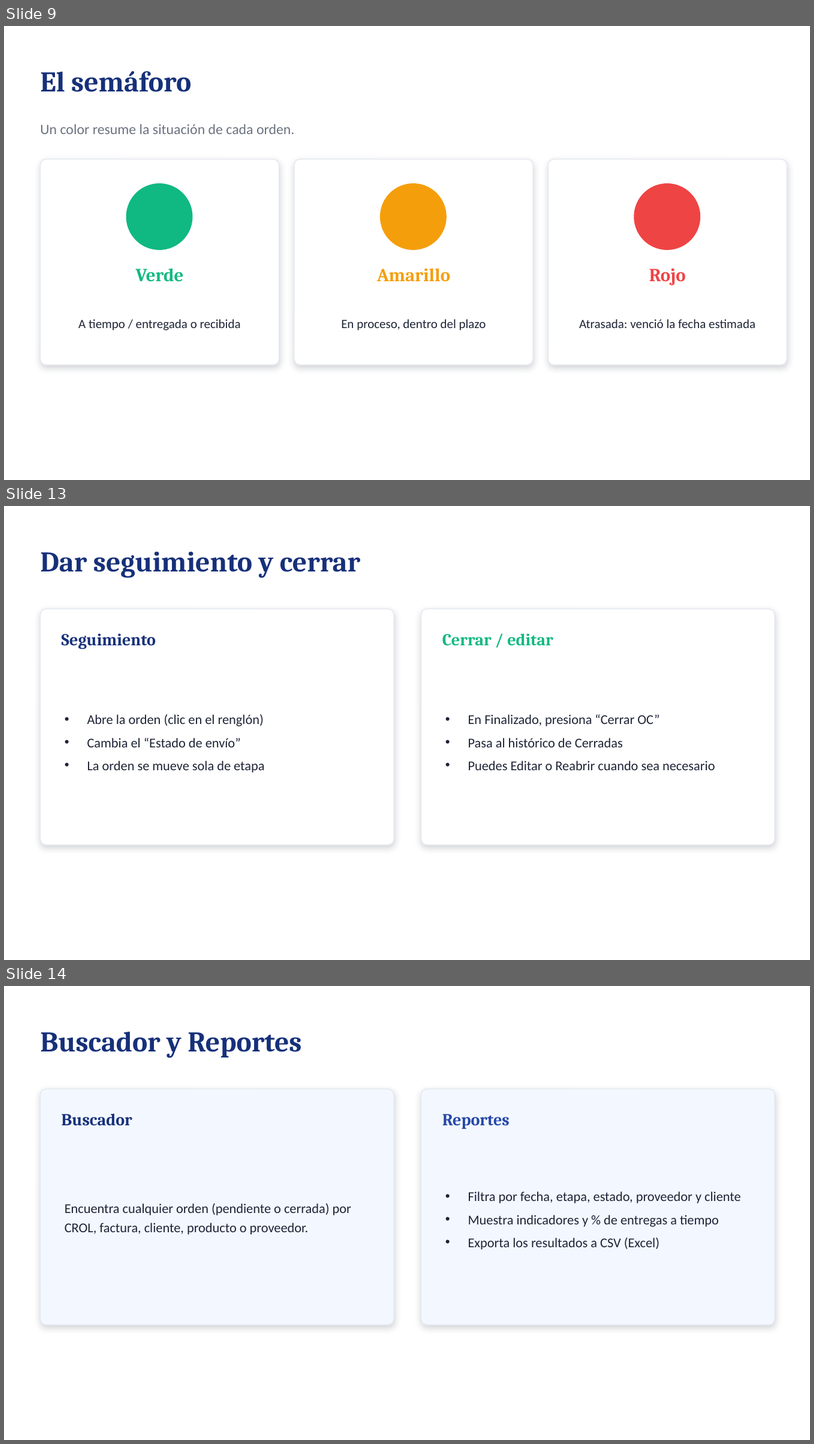
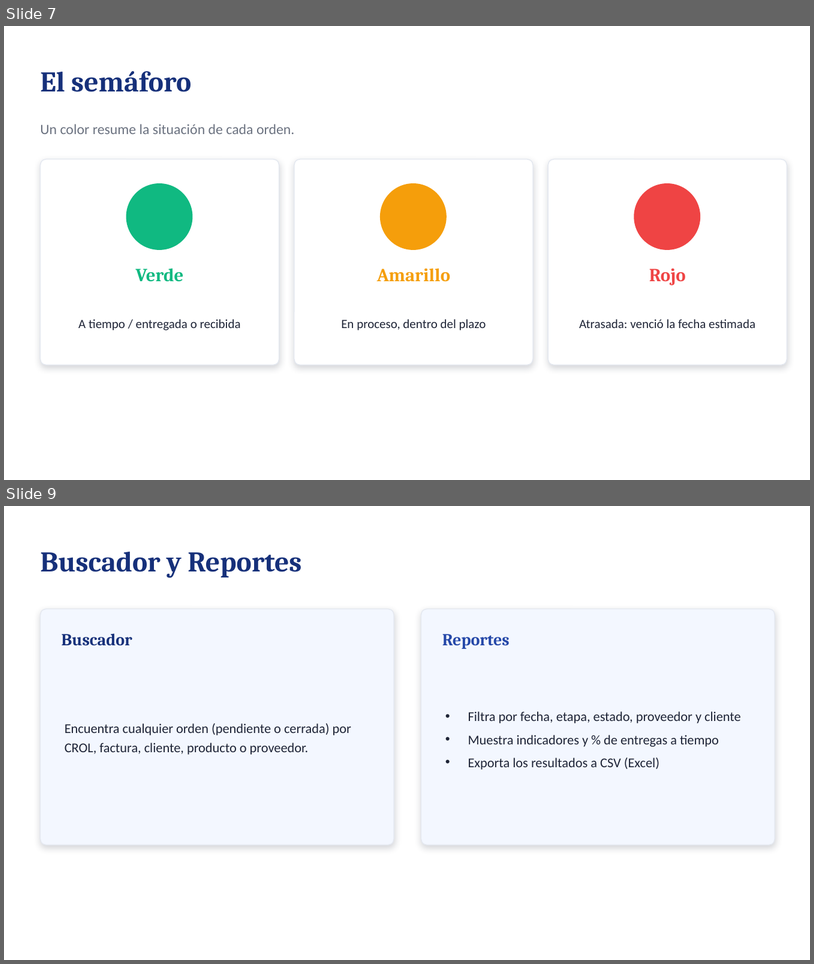
Before and after one commit to carlossbel/OC-Compras, a slide deck: Presentacion Capacitacion - BLOOBIT OC.pptx. Shown one above the other, each under a label of ours: slides 9, 13 and 14 before the commit, slides 7 and 9 after it; the slides between them are not shown. The pictures are 814x1444 and 814x964 pixels, drawn with LibreOffice and Linux fonts; fonts in the diff are those of the drawing. Boxes give left, top, right and bottom in pixels: in the first picture for what was removed or moved away, otherwise in the second. Text is boxed around its words. In the diff, an @@ line names an element or a change of style, - is before the commit and + after.

```diff
--- a/Presentacion Capacitacion - BLOOBIT OC.pptx
+++ b/Presentacion Capacitacion - BLOOBIT OC.pptx
@@ slide 13 removed at (4, 506, 810, 960), background #FFFFFF @@
@@ text removed at (40, 552, 360, 578) @@
-Dar seguimiento y cerrar
@@ rounded rectangle removed at (40, 609, 394, 845) @@
@@ rounded rectangle removed at (422, 609, 776, 845) @@
@@ text removed at (62, 633, 156, 649) @@
-Seguimiento
@@ text removed at (443, 633, 554, 646) @@
-Cerrar / editar
@@ text removed at (87, 714, 264, 772) @@
-• Abre la orden (clic en el renglón)
-• Cambia el “Estado de envío”
-• La orden se mueve sola de etapa
@@ text removed at (468, 714, 715, 770) @@
-• En Finalizado, presiona “Cerrar OC”
-• Pasa al histórico de Cerradas
-• Puedes Editar o Reabrir cuando sea necesario
@@ what was slide 9 is now slide 7 @@
@@ what was slide 14 is now slide 9 @@
```
Also in this commit, not shown: 1 slide changed, 4 other slides removed, 2 other files.
